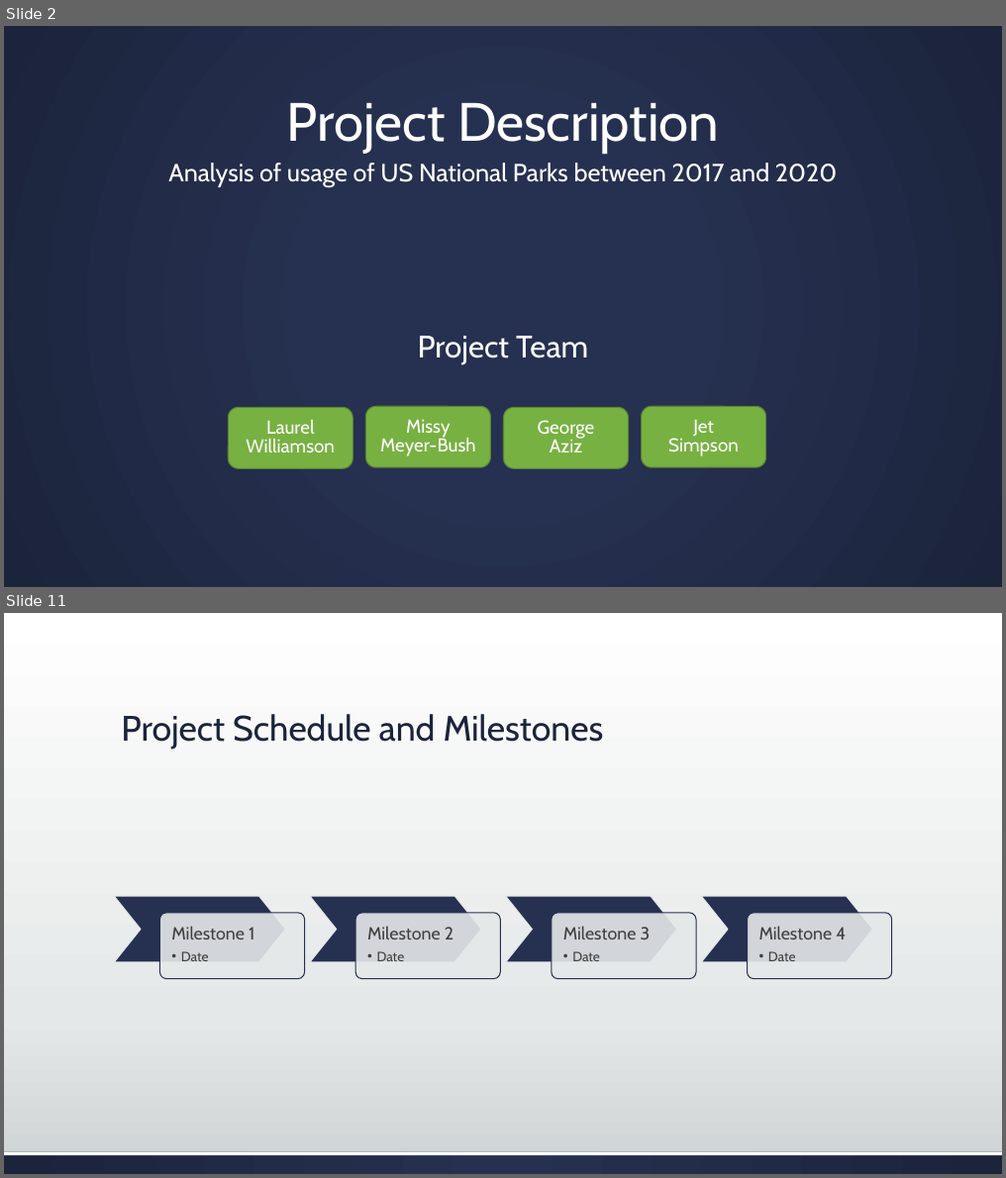
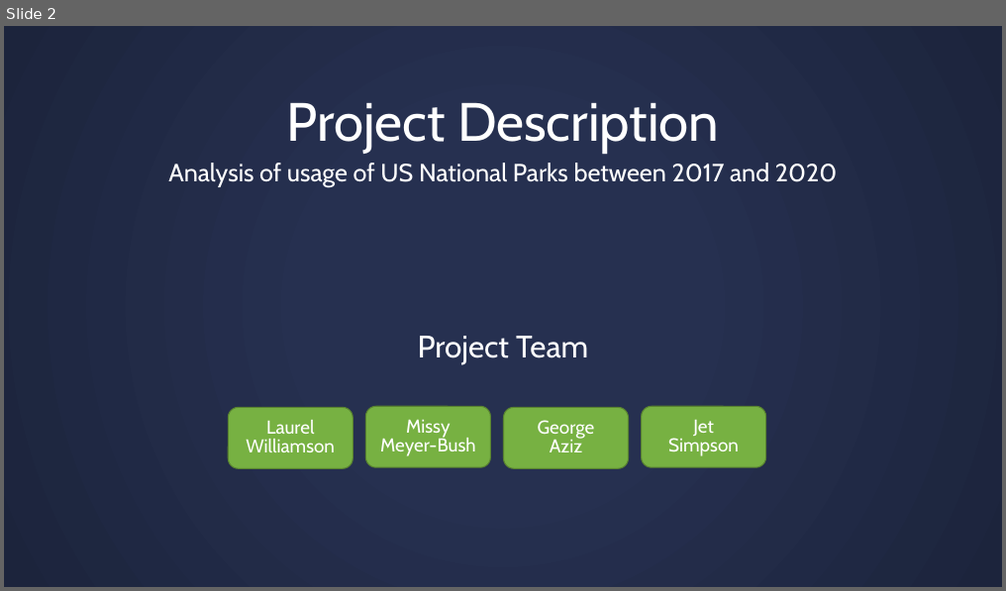
Before and after one commit to missymeyer/ProjectOne, a slide deck: Presentation_ProjectOne.pptx. Shown one above the other, each under a label of ours: slides 2 and 11 before the commit, slide 2 after it; the slides between them are not shown. The pictures are 1006x1178 and 1006x591 pixels, drawn with LibreOffice and Linux fonts; fonts in the diff are those of the drawing. Boxes give left, top, right and bottom in pixels: in the first picture for what was removed or moved away, otherwise in the second. Text is boxed around its words. In the diff, an @@ line names an element or a change of style, - is before the commit and + after.

```diff
--- a/Presentation_ProjectOne.pptx
+++ b/Presentation_ProjectOne.pptx
@@ slide 11 removed at box(4, 613, 1002, 1174), background gradient #FFFFFF to #E5E8E8 to #CDD2D2 @@
@@ title removed at box(121, 714, 604, 749) @@
-Project Schedule and Milestones
@@ group removed at box(114, 896, 892, 979): 4 chevrons, 4 rounded rectangles, 4 texts @@
-Milestone 1
-  • Date
-Milestone 2
-  • Date
-Milestone 3
-  • Date
-Milestone 4
-  • Date
@@ rectangle removed at box(4, 1152, 1002, 1174) @@
@@ rectangle removed at box(4, 1152, 1002, 1156) @@
```
Also in this commit, not shown: 8 slides added, 11 other slides removed.
